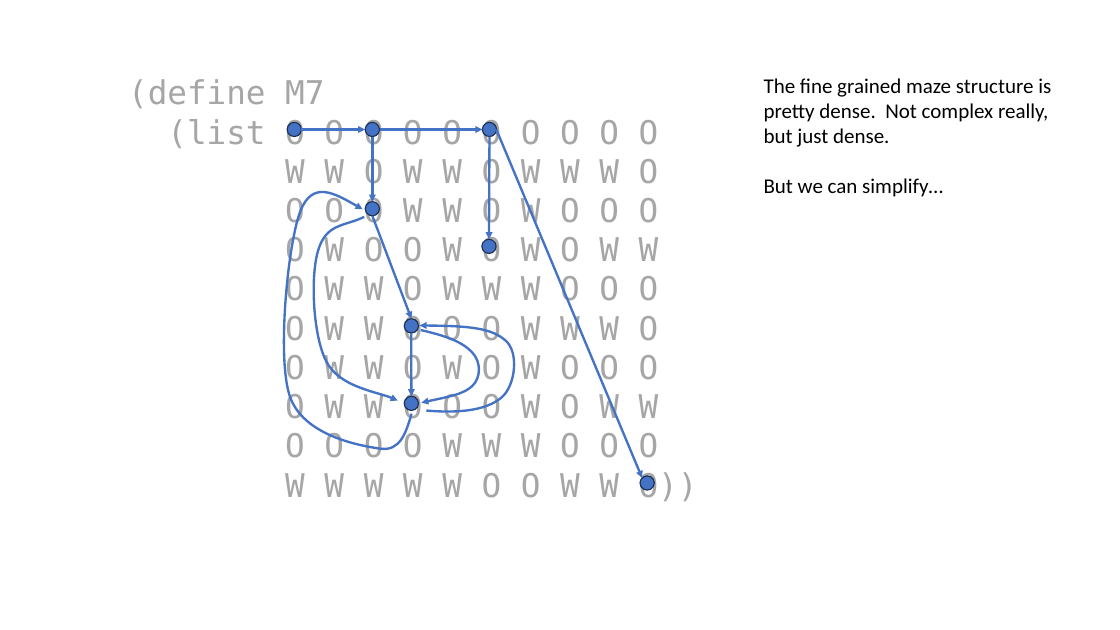
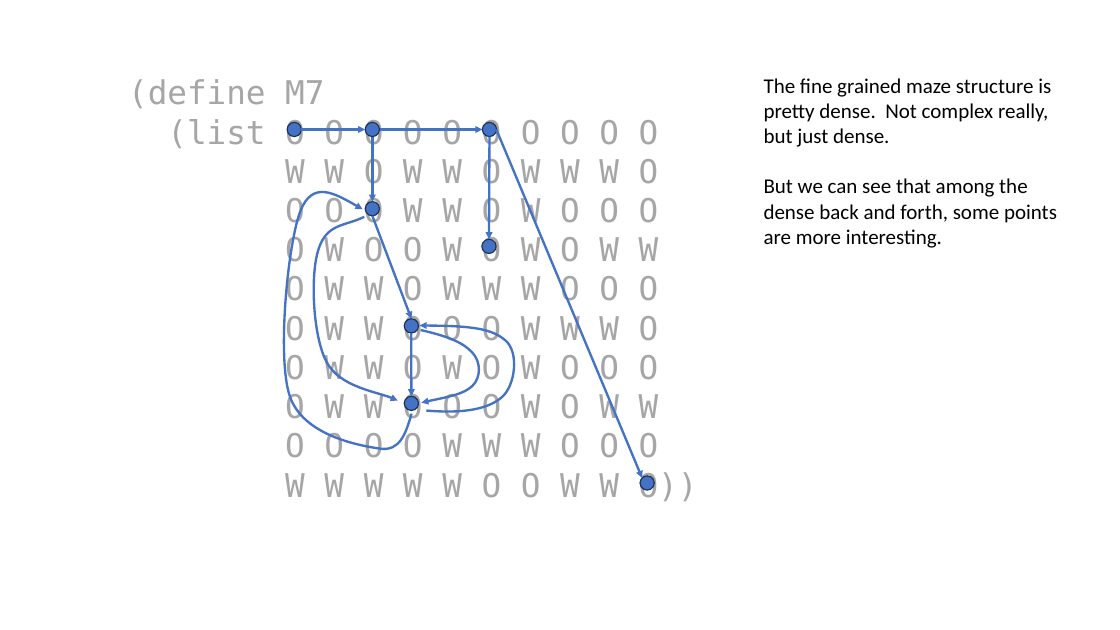
Before and after one commit to GregorKiczales/spd-materials, a slide deck: slide 4 of instructor/l21/l21-pad.pptx. Drawn at 1120x630 pixels with LibreOffice and Linux fonts; fonts in the diff are those of the drawing. Boxes give left, top, right and bottom in pixels: in the first picture for what was removed or moved away, otherwise in the second. Text is boxed around its words. In the diff, an @@ line names an element or a change of style, - is before the commit and + after.

```diff
--- a/instructor/l21/l21-pad.pptx
+++ b/instructor/l21/l21-pad.pptx
@@ text at [764,178,1057,248]: text changed @@
-But we can simplify…
+But we can see that among the dense back and forth, some points are more interesting.
```
Also in this commit, not shown: 1 other slide changed, 7 other files.
